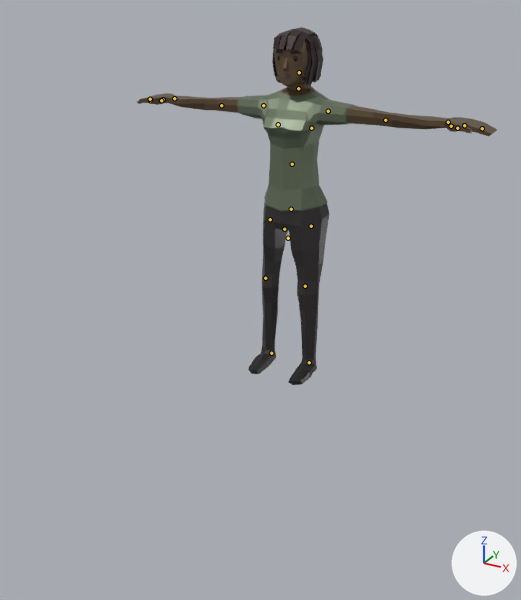
A saved change to the glTF model src/assets/models/woman.glb.
Both versions are drawn from a 50 mm lens placed at (4.05, -6.2, -86.98), pointed at (0.46, 0.34, -90.25). Arrows for +X, +Y and +Z are at lower right; the lights stay in place. The older version comes first. The bones that change, and the others that lie on the model, are drawn over the model as lines.

The first picture shows 'Female'.
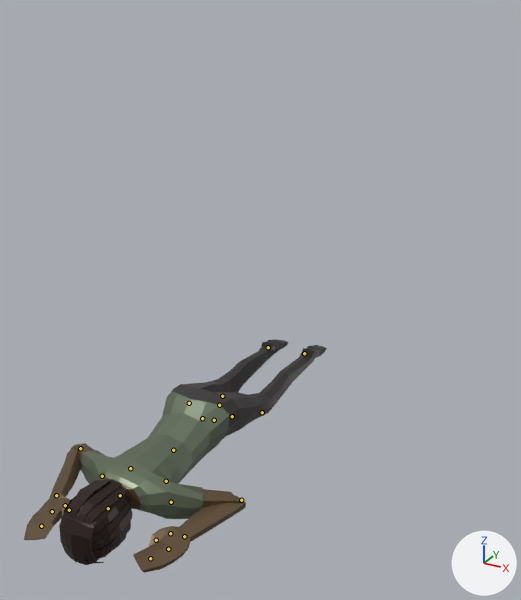
The newer file adds an action. The first version stands in its rest pose; the second is drawn at frame 41 of the action 'Death'.

What differs and where, as boxes [x1, y1, x2, y2] in the pictures (521 x 600 px):
'Female', posed (16% narrower, 35% shorter)
    before: [137, 27, 497, 385]
    after: [24, 339, 327, 573]
bone 'Foot.L', root to tip
    before: (309, 362) to (308, 363)
    after: (304, 353) to (305, 353)
bone 'Body', root to tip
    before: (284, 229) to (284, 227)
    after: (214, 420) to (213, 421)
bone 'Head', root to tip
    before: (299, 72) to (299, 72)
    after: (108, 508) to (107, 508)
bone 'UpperArm.L', root to tip
    before: (328, 111) to (328, 111)
    after: (171, 502) to (172, 502)
bone 'LowerArm.L', root to tip
    before: (385, 120) to (386, 120)
    after: (241, 500) to (241, 500)
bone 'MiddleHand.L', root to tip
    before: (464, 125) to (465, 126)
    after: (168, 549) to (168, 549)
bone 'Fingers.L', root to tip
    before: (482, 128) to (482, 128)
    after: (150, 558) to (150, 558)
bone 'Thumb1.L', root to tip
    before: (451, 126) to (451, 126)
    after: (170, 533) to (170, 533)
bone 'Thumb2.L', root to tip
    before: (457, 128) to (458, 128)
    after: (156, 540) to (155, 540)
bone 'UpperArm.R', root to tip
    before: (263, 105) to (263, 105)
    after: (102, 476) to (101, 475)
bone 'LowerArm.R', root to tip
    before: (221, 105) to (221, 105)
    after: (80, 448) to (80, 449)
bone 'MiddleHand.R', root to tip
    before: (163, 99) to (162, 99)
    after: (52, 511) to (51, 512)
bone 'Thumb2.R', root to tip
    before: (150, 100) to (150, 100)
    after: (69, 510) to (69, 510)
bone 'UpperLeg.L', root to tip
    before: (311, 226) to (310, 227)
    after: (232, 416) to (232, 416)
bone 'LowerLeg.L', root to tip
    before: (305, 286) to (305, 286)
    after: (262, 412) to (262, 412)
bone 'UpperLeg.R', root to tip
    before: (270, 219) to (270, 220)
    after: (189, 403) to (189, 403)
bone 'LowerLeg.R', root to tip
    before: (265, 278) to (265, 278)
    after: (222, 396) to (222, 395)
bone 'Foot.R', root to tip
    before: (271, 353) to (271, 353)
    after: (268, 347) to (268, 347)

What changed in the scene script:
```text
Change bone_foot_l:
    where bone_foot_l = bpy.data.objects['HumanArmature'].pose.bones['Foot.L']  # child of 'Bone'
    bone_foot_l.location: (0.0, 0.0, 0.0) -> (0.0, 0.00158, 0.00233)
    bone_foot_l.rotation_quaternion: (1.0, 0.0, 0.0, 0.0) -> (0.177, -0.984, 0.0, 0.0)  # degrees (0, 0, 0) -> degrees (-160, 0, 0)
Change bone_body:
    where bone_body = bpy.data.objects['HumanArmature'].pose.bones['Body']  # child of 'Bone'
    bone_body.location: (0.0, 0.0, 0.0) -> (0.0, -0.01941, 0.01869)
    bone_body.rotation_quaternion: (1.0, 0.0, 0.0, 0.0) -> (0.661, 0.751, 0.0, 0.0)  # degrees (0, 0, 0) -> degrees (97, 0, 0)
Change bone_head:
    where bone_head = bpy.data.objects['HumanArmature'].pose.bones['Head']  # child of 'Neck'
    bone_head.rotation_quaternion: (1.0, 0.0, 0.0, 0.0) -> (0.993, -0.115, 0.0, 0.0)  # degrees (0, 0, 0) -> degrees (-13, 0, 0)
Change bone_upperarm_l:
    where bone_upperarm_l = bpy.data.objects['HumanArmature'].pose.bones['UpperArm.L']  # child of 'Shoulder.L'
    bone_upperarm_l.rotation_quaternion: (1.0, 0.0, 0.0, 0.0) -> (-0.945, 0.283, -0.088, 0.141)  # degrees (0, 0, 0) -> degrees (-34, 5, -19)
Change bone_lowerarm_l:
    where bone_lowerarm_l = bpy.data.objects['HumanArmature'].pose.bones['LowerArm.L']  # child of 'UpperArm.L'
    bone_lowerarm_l.rotation_quaternion: (1.0, 0.0, 0.0, 0.0) -> (0.274, 0.718, -0.223, -0.599)  # degrees (0, 0, 0) -> degrees (101, 48, -74)
Change bone_middlehand_l:
    where bone_middlehand_l = bpy.data.objects['HumanArmature'].pose.bones['MiddleHand.L']  # child of 'Palm.L'
    bone_middlehand_l.rotation_quaternion: (1.0, 0.0, 0.0, 0.0) -> (0.996, 0.071, -0.003, -0.04)  # degrees (0, 0, 0) -> degrees (8, 0, -5)
Change bone_fingers_l:
    where bone_fingers_l = bpy.data.objects['HumanArmature'].pose.bones['Fingers.L']  # child of 'MiddleHand.L'
    bone_fingers_l.rotation_quaternion: (1.0, 0.0, 0.0, 0.0) -> (0.987, 0.133, 0.034, -0.081)  # degrees (0, 0, 0) -> degrees (15, 5, -9)
Change bone_thumb1_l:
    where bone_thumb1_l = bpy.data.objects['HumanArmature'].pose.bones['Thumb1.L']  # child of 'Palm.L'
    bone_thumb1_l.rotation_quaternion: (1.0, 0.0, 0.0, 0.0) -> (0.955, -0.089, -0.12, -0.256)  # degrees (0, 0, 0) -> degrees (-7, -16, -29)
Change bone_thumb2_l:
    where bone_thumb2_l = bpy.data.objects['HumanArmature'].pose.bones['Thumb2.L']  # child of 'Thumb1.L'
    bone_thumb2_l.rotation_quaternion: (1.0, 0.0, 0.0, 0.0) -> (-0.982, -0.085, 0.037, -0.163)  # degrees (0, 0, 0) -> degrees (9, -6, 18)
Change bone_upperarm_r:
    where bone_upperarm_r = bpy.data.objects['HumanArmature'].pose.bones['UpperArm.R']  # child of 'Shoulder.R'
    bone_upperarm_r.rotation_quaternion: (1.0, 0.0, 0.0, 0.0) -> (0.972, -0.209, 0.063, 0.082)  # degrees (0, 0, 0) -> degrees (-24, 9, 8)
Change bone_lowerarm_r:
    where bone_lowerarm_r = bpy.data.objects['HumanArmature'].pose.bones['LowerArm.R']  # child of 'UpperArm.R'
    bone_lowerarm_r.rotation_quaternion: (1.0, 0.0, 0.0, 0.0) -> (0.277, 0.395, 0.314, 0.818)  # degrees (0, 0, 0) -> degrees (56, -28, 127)
Change bone_middlehand_r:
    where bone_middlehand_r = bpy.data.objects['HumanArmature'].pose.bones['MiddleHand.R']  # child of 'Palm.R'
    bone_middlehand_r.rotation_quaternion: (1.0, 0.0, 0.0, 0.0) -> (0.98, 0.11, -0.161, -0.051)  # degrees (0, 0, 0) -> degrees (14, -18, -8)
Change bone_thumb2_r:
    where bone_thumb2_r = bpy.data.objects['HumanArmature'].pose.bones['Thumb2.R']  # child of 'Thumb1.R'
    bone_thumb2_r.rotation_quaternion: (1.0, 0.0, 0.0, 0.0) -> (0.967, -0.241, 0.016, 0.079)  # degrees (0, 0, 0) -> degrees (-28, 4, 8)
Change bone_upperleg_l:
    where bone_upperleg_l = bpy.data.objects['HumanArmature'].pose.bones['UpperLeg.L']  # child of 'Body'
    bone_upperleg_l.rotation_quaternion: (1.0, 0.0, 0.0, 0.0) -> (0.977, -0.212, 0.001, -0.001)  # degrees (0, 0, 0) -> degrees (-24, 0, 0)
Change bone_lowerleg_l:
    where bone_lowerleg_l = bpy.data.objects['HumanArmature'].pose.bones['LowerLeg.L']  # child of 'UpperLeg.L'
    bone_lowerleg_l.rotation_quaternion: (1.0, 0.0, 0.0, 0.0) -> (0.983, 0.186, 0.0, 0.0)  # degrees (0, 0, 0) -> degrees (21, 0, 0)
Change bone_upperleg_r:
    where bone_upperleg_r = bpy.data.objects['HumanArmature'].pose.bones['UpperLeg.R']  # child of 'Body'
    bone_upperleg_r.rotation_quaternion: (1.0, 0.0, 0.0, 0.0) -> (0.984, -0.178, 0.001, -0.001)  # degrees (0, 0, 0) -> degrees (-20, 0, 0)
Change bone_lowerleg_r:
    where bone_lowerleg_r = bpy.data.objects['HumanArmature'].pose.bones['LowerLeg.R']  # child of 'UpperLeg.R'
    bone_lowerleg_r.rotation_quaternion: (1.0, 0.0, 0.0, 0.0) -> (0.995, 0.1, 0.0, 0.0)  # degrees (0, 0, 0) -> degrees (11, 0, 0)
Change bone_foot_r:
    where bone_foot_r = bpy.data.objects['HumanArmature'].pose.bones['Foot.R']  # child of 'Bone'
    bone_foot_r.location: (0.0, 0.0, 0.0) -> (0.0, 0.00115, 0.00151)
    bone_foot_r.rotation_quaternion: (1.0, 0.0, 0.0, 0.0) -> (0.182, -0.983, 0.0, 0.0)  # degrees (0, 0, 0) -> degrees (-159, 0, 0)
```
